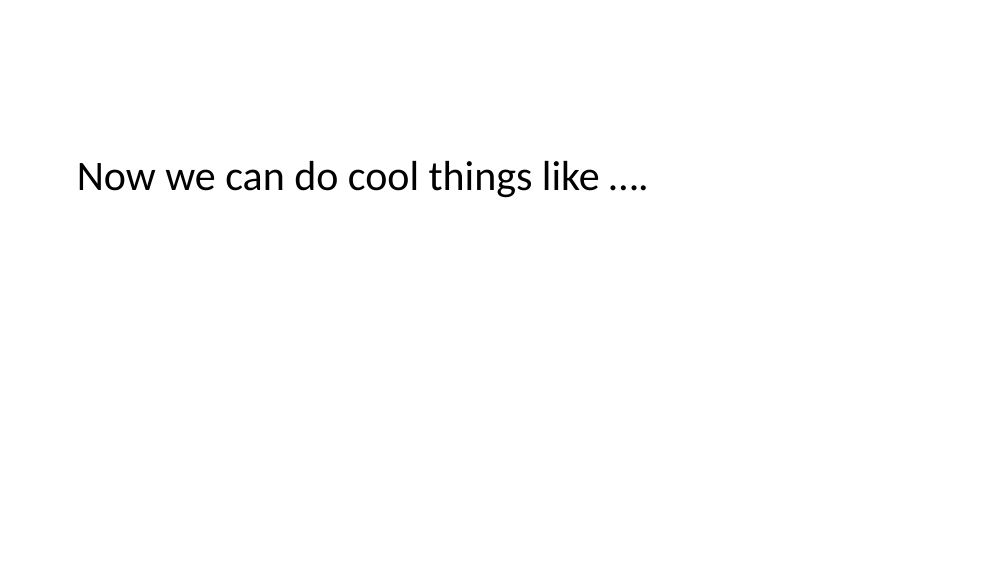
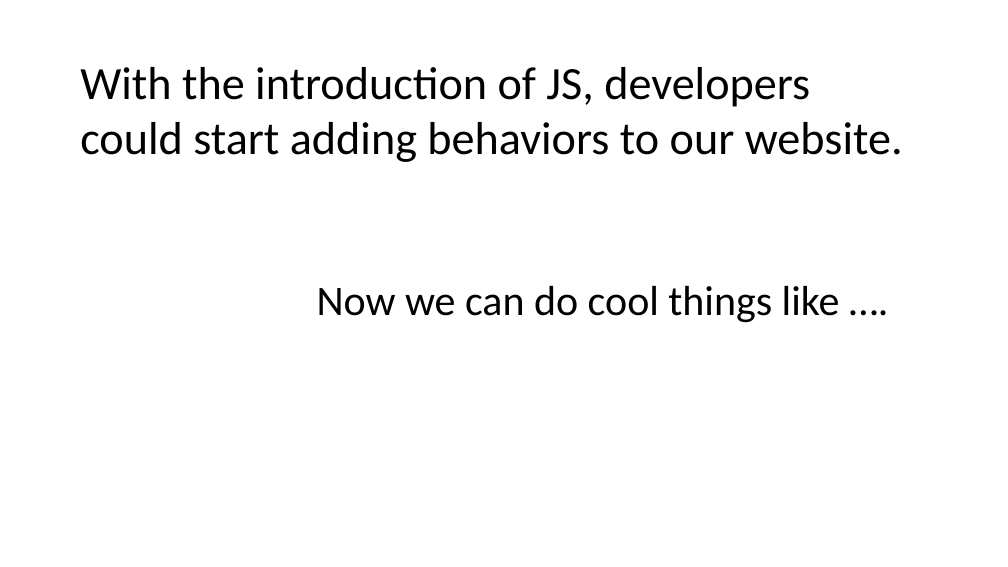
Before and after one commit to andrewsunglaekim/history-of-fefw, a slide deck: slide 10 of deck.pptx. Drawn at 1008x567 pixels with LibreOffice and Linux fonts; fonts in the diff are those of the drawing. Boxes give left, top, right and bottom in pixels: in the first picture for what was removed or moved away, otherwise in the second. Text is boxed around its words. In the diff, an @@ line names an element or a change of style, - is before the commit and + after.

```diff
--- a/deck.pptx
+++ b/deck.pptx
@@ text added at box(80, 67, 903, 162), 44 pt, text #000000 @@
+With the introduction of JS, developers could start adding behaviors to our website.
@@ text "Now we can do cool ...": place and size @@
-text "Now we can do cool ..." at box(77, 161, 600, 198)
+text "Now we can do cool ..." at box(317, 286, 840, 323)
```
Also in this commit, not shown: 1 other slide changed, 1 slide added, 1 slide removed, 11 other files.
